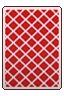
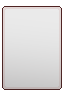
Revision of a layered 64×96 image; what changed, layer by layer:
hid "Layer 32", painted on it over [3,7,61,89]
added layer "Layer 39" in group "ccard" over [5,9,59,87]
